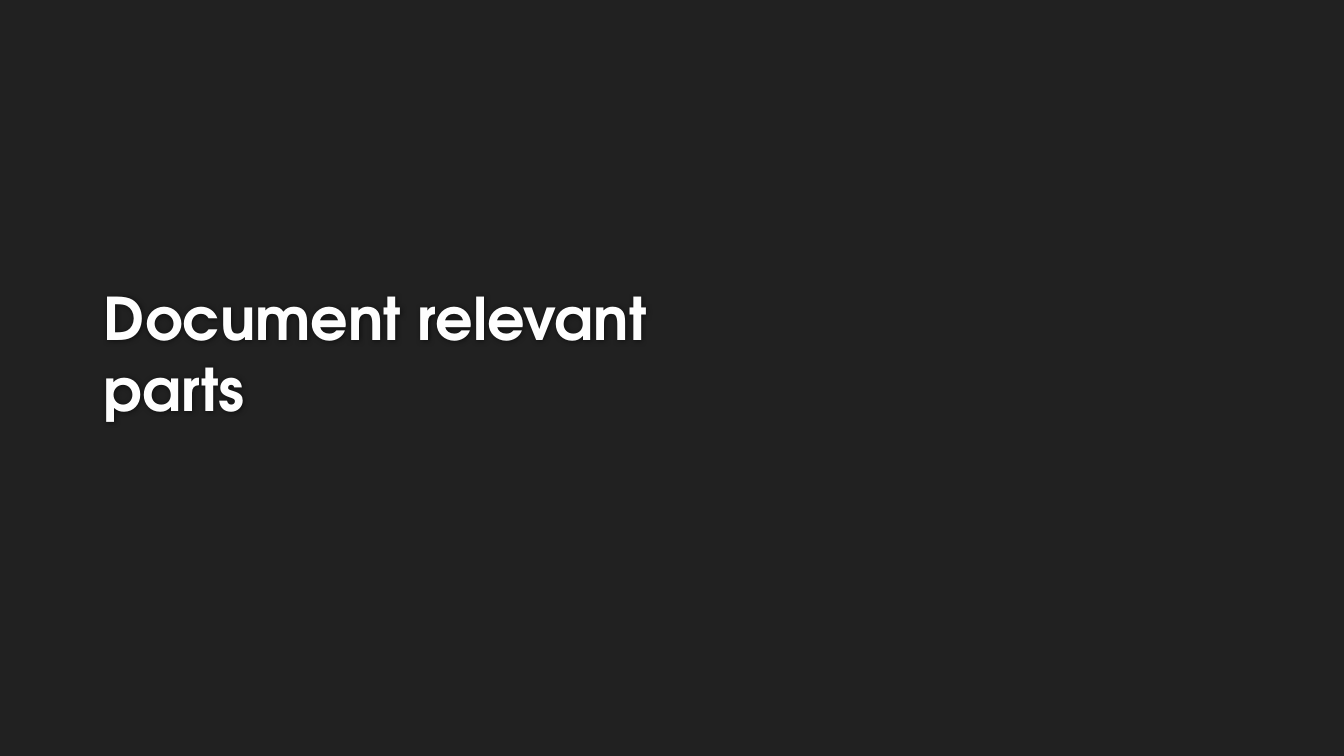
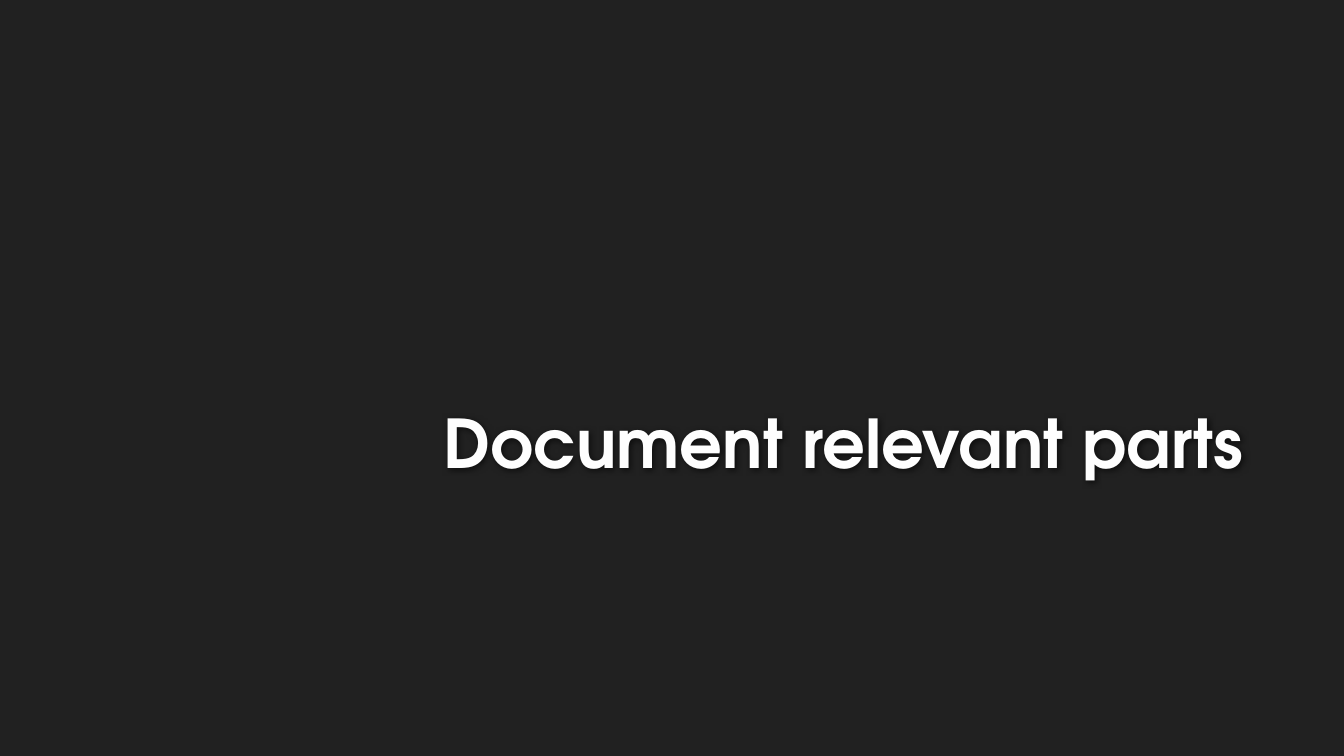
Before and after one commit to recursor94/CSC-380-Project, a slide deck: slide 8 of CSC380 Final Presentation.pptx. Drawn at 1344x756 pixels with LibreOffice and Linux fonts; fonts in the diff are those of the drawing; background and template pictures are left out. Boxes give left, top, right and bottom in pixels: in the first picture for what was removed or moved away, otherwise in the second. Text is boxed around its words. In the diff, an @@ line names an element or a change of style, - is before the commit and + after.

```diff
--- a/CSC380 Final Presentation.pptx
+++ b/CSC380 Final Presentation.pptx
@@ title "Document relevant parts": place and size @@
-title "Document relevant parts" at (104,296,647,422)
+title "Document relevant parts" at (443,418,1243,481)
@@ title "Document relevant parts" at (443,418,1243,481): size 42 to 48 pt; alignment left to right @@
```
Also in this commit, not shown: 5 other slides changed, 1 slide added, 1 slide removed.
